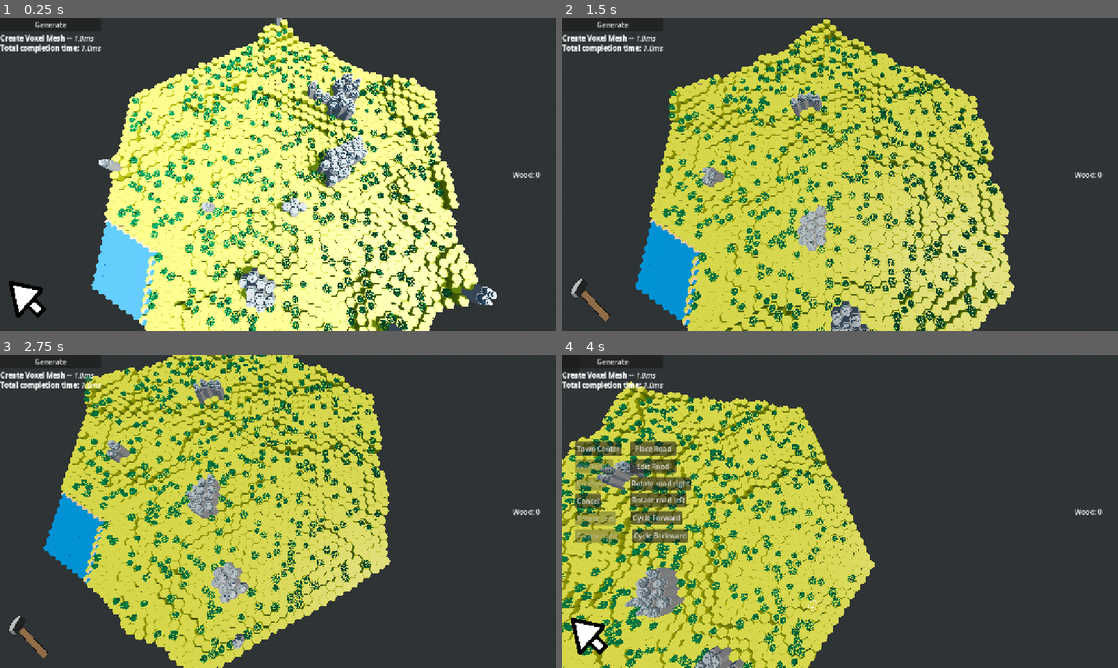
Above: before the commit, frames 1-4 (two rows, left to right).
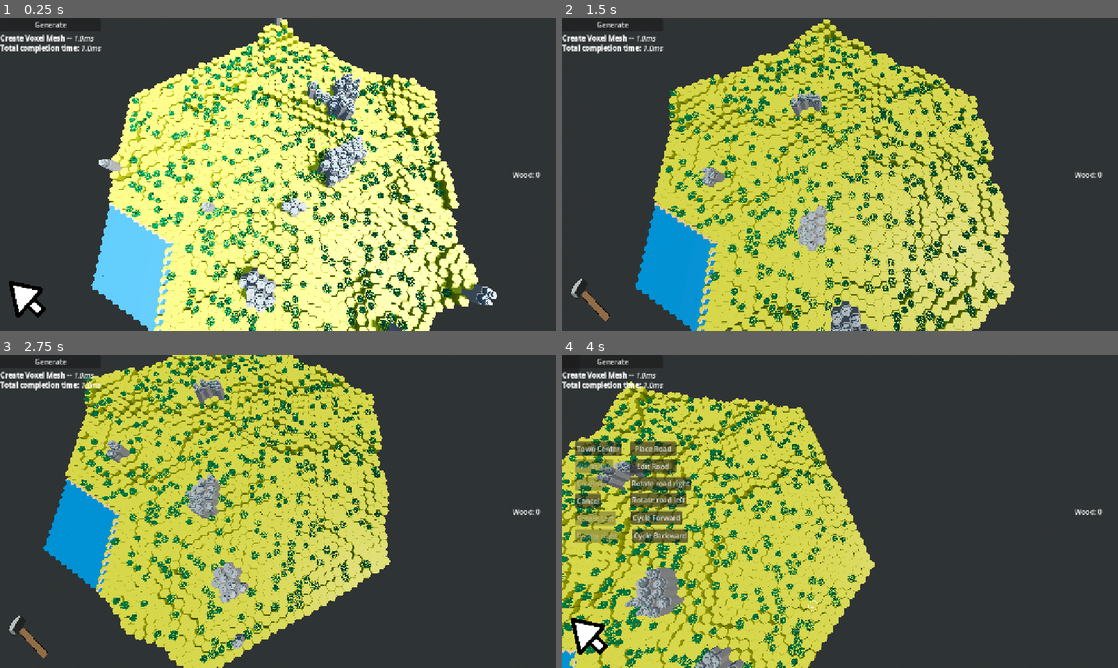
Above: after the commit, the same moments.

Repository: forzinkahd/HexaKingdomGameRepo
Game: Godot game, scene res://Scenes/GameScene.tscn
Same seed, same stepped clock (60 frames per second), same inputs: the game is played once before the commit and once after it.
Inputs (mouse positions are in pixels of both pictures, inside the frame that each line leads up to):
- Up to frame 1 (0.25 s): no input
- Up to frame 2 (1.5 s): click "Generate" at 0.5 s; tap Enter at 1.25 s; move the mouse to (962, 158) at 1.27 s; hold D (MoveRight) from 1.28 s (still down); tap 2 (Build) at 1.35 s; click (962, 158) at 1.42 s
- Up to frame 3 (2.75 s): move the mouse to (166, 527) at 2.02 s; release D (MoveRight) at 2.03 s; hold S (MoveBackwards) from 2.03 s (still down); tap Q (RotateCameraLeft) at 2.1 s
- Up to frame 4 (4 s): move the mouse to (895, 442) at 2.77 s; release S (MoveBackwards) at 2.78 s; hold D (MoveRight) 2.78-3.53 s; hold E (RotateCameraRight) 2.78-3.53 s; move the mouse to (812, 574) at 3.52 s; hold W (MoveForward) from 3.53 s (still down); tap 1 (Select) at 3.6 s; click (812, 574) at 3.67 s

The runs differ from the first frame. In frame 1, 1.9% of the frame differs, in the area x 18-36%, y 55-100%; in frame 2, 1.8%; in frame 3, 1.4%; in frame 4, 0.2%.

Commit message:
Coast line not satisfactory

Diff:
--- a/scripts/WorldGen/generation_settings.gd
+++ b/scripts/WorldGen/generation_settings.gd
@@ -70,17 +70,17 @@
 @export var ocean_corner: OceanCorner = OceanCorner.SOUTH_WEST
 
 # Tiles fully inside this radius become ocean
-@export_range(0, 64, 1) var ocean_corner_radius: int = 6
+@export_range(0, 64, 1) var ocean_corner_radius: int = 8
 
 # Additional fade distance from full ocean into low coastal plains
-@export_range(0, 64, 1) var ocean_transition_radius: int = 6
+@export_range(0, 64, 1) var ocean_transition_radius: int = 5
 
 # Maximum height allowed at the OUTER edge of the transition zone
 # Example: 2 means the transition ends as flat plains 2 half-steps above sea
 @export_range(0, 16, 1) var ocean_transition_max_height_units: int = 2
 
 # Optional small coastline wobble
-@export_range(0.0, 1.0, 0.01) var ocean_noise_strength: float = 0.15
+#@export_range(0.0, 1.0, 0.01) var ocean_noise_strength: float = 0.15
 
 #########################################
 
--- a/scripts/WorldGen/grid_mapper.gd
+++ b/scripts/WorldGen/grid_mapper.gd
@@ -131,44 +131,44 @@
 
 
 func _apply_corner_ocean(voxels: Array[Voxel]) -> void:
-	var corner_axial: Vector2i = _corner_anchor(settings.ocean_corner)
-	var core_r: int = settings.ocean_corner_radius
-	var fade_r: int = settings.ocean_transition_radius
-	var max_transition_h: int = settings.ocean_transition_max_height_units
+	if not settings.use_corner_ocean:
+		return
+
+	var corner: Vector2i  = _corner_anchor(settings.ocean_corner)
+	var core_r: int       = settings.ocean_corner_radius
+	var fade_r: int       = settings.ocean_transition_radius
+	var max_h:  int       = settings.ocean_transition_max_height_units
 
 	for v in voxels:
-		var dist: int = _hex_distance(v.grid_position_xz, corner_axial)
-
-		# Use normalized-ish noise so the wobble is predictable.
-		var n := _normalized_tile_noise(v.noise)
-		var wobble := (n - 0.5) * 2.0 * settings.ocean_noise_strength
-		var d := float(dist) + wobble
-
-		# Full ocean core.
-		if d <= float(core_r):
+		var dist: int = _hex_distance(v.grid_position_xz, corner)
+
+		# ── Core ocean ──────────────────────────────────────────────────────
+		# Integer hex distance gives a perfect hexagonal region.
+		# Because the anchor is AT the map corner, only 3 of the 6 hex sides
+		# are inside the map, so the coastline has exactly 3 straight edges.
+		if dist <= core_r:
 			_set_ocean(v)
 			continue
 
-		# Outside corner-ocean influence.
-		if d >= float(core_r + fade_r):
+		# ── Outside influence zone ──────────────────────────────────────────
+		if dist >= core_r + fade_r:
 			continue
 
-		# Transition band: sea -> low plains.
-		var t := inverse_lerp(float(core_r), float(core_r + fade_r), d)
-		t = smoothstep(0.0, 1.0, t)
-
-		var allowed_height := settings.sea_level_units + int(round(
-			lerp(0.0, float(max_transition_h), t)
-		))
-
-		v.height_units = min(v.height_units, allowed_height)
-
-		# Important: if the transition still clamps to sea level, it is ocean too.
+		# ── Transition band ─────────────────────────────────────────────────
+		# Smoothly raise the allowed height from sea level to max_h as we
+		# move away from the core, giving a gentle coastal plain.
+		var t := smoothstep(0.0, 1.0,
+			inverse_lerp(float(core_r), float(core_r + fade_r), float(dist))
+		)
+
+		var allowed_h := settings.sea_level_units + int(round(lerp(0.0, float(max_h), t)))
+		v.height_units = mini(v.height_units, allowed_h)
+
 		if v.height_units <= settings.sea_level_units:
 			_set_ocean(v)
 		else:
-			v.water = false
-			v.is_sea = false
+			v.water      = false
+			v.is_sea     = false
 			v.water_kind = Voxel.WaterKind.NONE
 
 
